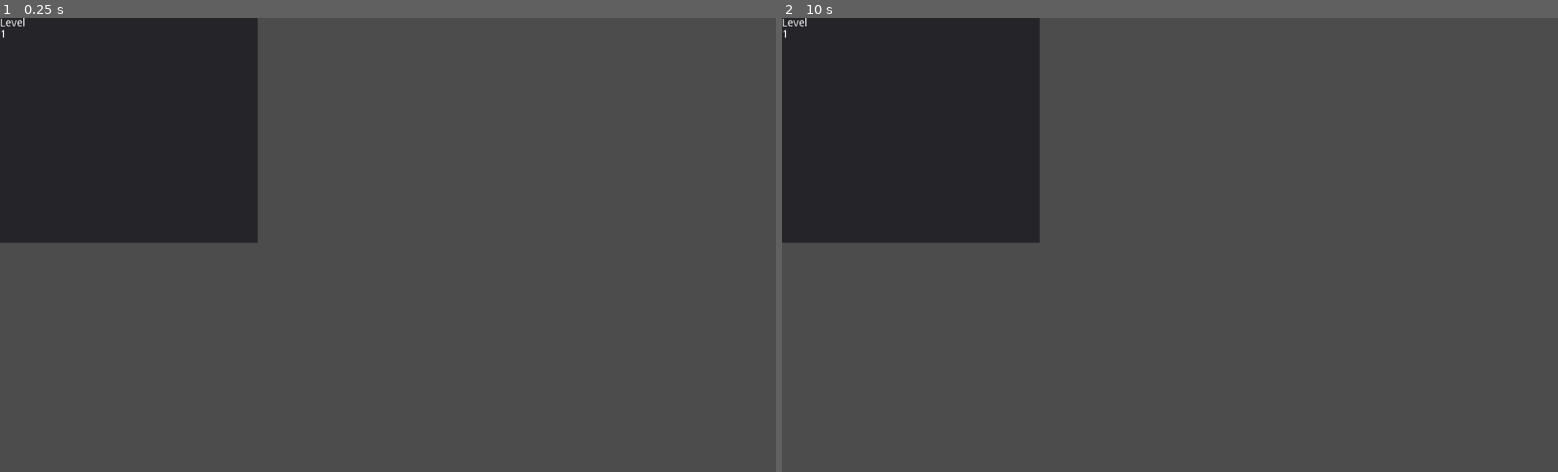
Above: before the commit, frames 1-2 (left to right).
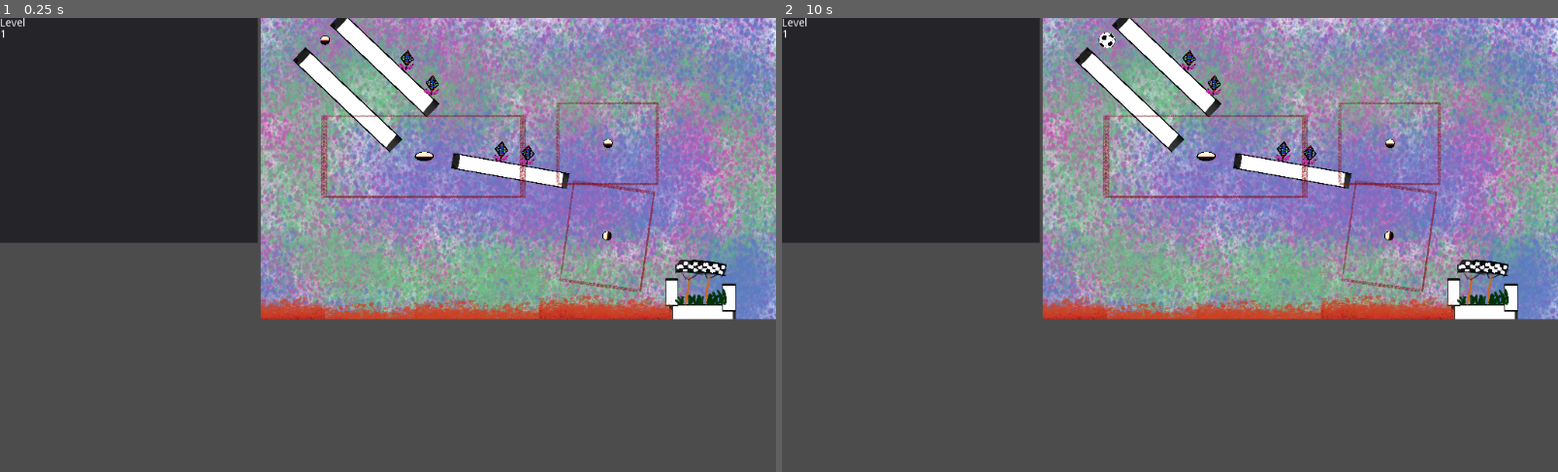
Above: after the commit, the same moments.

Repository: MariusDoe/DropInShapes
Game: Godot game, scene res://UI.tscn
Two runs of this game, one before a commit and one after it. Both use one fixed random seed, a clock stepped at 60 frames per second and the inputs below.
Inputs (mouse positions are in pixels of both pictures, inside the frame that each line leads up to):
- Up to frame 1 (0.25 s): no input
- Up to frame 2 (10 s): tap Enter at 0.5, 2, 3.5 s; move the mouse to (913, 358) at 0.52 s; click (913, 358) at 0.67 s; tap Space at 1.25, 2.75, 4.25 s; move the mouse to (1014, 267) at 1.27 s; click (1014, 267) at 1.42 s; move the mouse to (1247, 145) at 2.02 s; click (1247, 145) at 2.17 s; move the mouse to (1131, 335) at 2.77 s; click (1131, 335) at 2.92 s; move the mouse to (1402, 313) at 3.52 s; click (1402, 313) at 3.67 s; move the mouse to (937, 176) at 4.27 s; click (937, 176) at 4.42 s; move the mouse to (1208, 245) at 5.02 s; click (1208, 245) at 5.17 s; move the mouse to (1053, 131) at 5.77 s; click (1053, 131) at 5.92 s; move the mouse to (1340, 222) at 6.52 s; click (1340, 222) at 6.67 s; move the mouse to (1014, 267) at 7.27 s; click (1014, 267) at 7.42 s; move the mouse to (1247, 145) at 8.02 s; click (1247, 145) at 8.17 s; move the mouse to (1131, 335) at 8.77 s; click (1131, 335) at 8.92 s; move the mouse to (1402, 313) at 9.52 s; click (1402, 313) at 9.67 s

The runs differ from the first frame. In frame 1, 44% of the frame differs, in the area x 33-100%, y 0-67%; in frame 2, 44%.
Error before the commit: Parse Error: The identifier "Level" isn't a valid type (not a script or class), or couldn't be found on base "self". (res://GameController.gd:7)
Error after the commit: Invalid get index '0' (on base: 'Array'). (res://Draw.gd:107)

Commit message:
merged
merged

Diff:
--- a/src/GameController.gd
+++ b/src/GameController.gd
@@ -2,6 +2,7 @@
 
 var levels = [
 	preload("res://Level1.tscn"),
+	preload("res://Level2.tscn")
 ]
 
 var level: Level = null
@@ -42,10 +43,10 @@
 			ball_anchor = child
 		if child is Goal:
 			goals.append(child)
-			goal.connect("goal_reached", self, "_on_Goal_goal_reached")
+			child.connect("goal_reached", self, "_on_Goal_goal_reached")
 		if child is Lava:
 			lavas.append(child)
-			lava.connect("ball_died", self, "_on_Lava_ball_died")
+			child.connect("ball_died", self, "_on_Lava_ball_died")
 
 	main_viewport.fit_size(level.view_rect.size)
 	camera.show_rect(level.view_rect)
--- a/src/Level1.tscn
+++ b/src/Level1.tscn
@@ -1,90 +1,76 @@
-[gd_scene load_steps=10 format=2]
+[gd_scene load_steps=9 format=2]
 
-[ext_resource path="res://Obstacle.tscn" type="PackedScene" id=1]
-[ext_resource path="res://Anchor.tscn" type="PackedScene" id=2]
-[ext_resource path="res://Lava.tscn" type="PackedScene" id=3]
-[ext_resource path="res://Background.png" type="Texture" id=4]
-[ext_resource path="res://D1.png" type="Texture" id=5]
+[ext_resource path="res://Level.gd" type="Script" id=1]
+[ext_resource path="res://Obstacle.tscn" type="PackedScene" id=2]
+[ext_resource path="res://Anchor.tscn" type="PackedScene" id=3]
+[ext_resource path="res://Lava.tscn" type="PackedScene" id=4]
+[ext_resource path="res://Background.png" type="Texture" id=5]
 [ext_resource path="res://D2.png" type="Texture" id=6]
-[ext_resource path="res://goal.png" type="Texture" id=7]
-[ext_resource path="res://BallAnchor.tscn" type="PackedScene" id=8]
-[ext_resource path="res://Level.gd" type="Script" id=9]
+[ext_resource path="res://BallAnchor.tscn" type="PackedScene" id=7]
+[ext_resource path="res://Goal.tscn" type="PackedScene" id=8]
 
 [node name="Level1" type="Node2D"]
-script = ExtResource( 9 )
-view_rect = Rect2( 0, 0, 837, 625 )
+script = ExtResource( 1 )
+view_rect = Rect2( 0, 0, 1024, 600 )
 
-[node name="Obstacle" parent="." instance=ExtResource( 1 )]
+[node name="Obstacle" parent="." instance=ExtResource( 2 )]
 position = Vector2( 246.285, 92.9697 )
 rotation = 0.760963
 scale = Vector2( 1, 0.2 )
 
-[node name="Obstacle4" parent="." instance=ExtResource( 1 )]
+[node name="Obstacle4" parent="." instance=ExtResource( 2 )]
 position = Vector2( 172.285, 162.97 )
 rotation = 0.760963
 scale = Vector2( 1, 0.2 )
 
-[node name="Obstacle5" parent="." instance=ExtResource( 1 )]
-position = Vector2( 197.218, 609.527 )
+[node name="Obstacle5" parent="." instance=ExtResource( 2 )]
+position = Vector2( 878.289, 588.849 )
 scale = Vector2( 0.5, 0.2 )
 
-[node name="Obstacle6" parent="." instance=ExtResource( 1 )]
-position = Vector2( 139.939, 586.871 )
+[node name="Obstacle6" parent="." instance=ExtResource( 2 )]
+position = Vector2( 817.132, 546.808 )
 scale = Vector2( 0.1, 0.3 )
 
-[node name="Obstacle7" parent="." instance=ExtResource( 1 )]
-position = Vector2( 252.856, 588.304 )
+[node name="Obstacle7" parent="." instance=ExtResource( 2 )]
+position = Vector2( 931.342, 557.287 )
 scale = Vector2( 0.1, 0.3 )
 
-[node name="Obstacle2" parent="." instance=ExtResource( 1 )]
-position = Vector2( 458.397, 441.73 )
-scale = Vector2( 1, 0.2 )
-
-[node name="Obstacle3" parent="." instance=ExtResource( 1 )]
+[node name="Obstacle3" parent="." instance=ExtResource( 2 )]
 position = Vector2( 495.876, 304.495 )
 rotation = 0.174533
 scale = Vector2( 0.88, 0.17 )
 
-[node name="Anchor" parent="." instance=ExtResource( 2 )]
+[node name="Anchor" parent="." instance=ExtResource( 3 )]
 position = Vector2( 325.077, 275.587 )
 scale = Vector2( 2, 1 )
 
-[node name="Anchor2" parent="." instance=ExtResource( 2 )]
-position = Vector2( 690.57, 341.206 )
+[node name="Anchor2" parent="." instance=ExtResource( 3 )]
+position = Vector2( 690.57, 250 )
 
-[node name="Anchor3" parent="." instance=ExtResource( 2 )]
-position = Vector2( 172.913, 468.916 )
+[node name="Anchor3" parent="." instance=ExtResource( 3 )]
+position = Vector2( 688.562, 434.022 )
 rotation = -1.43117
 
-[node name="Lava" parent="." instance=ExtResource( 3 )]
-position = Vector2( 398, 557 )
+[node name="Lava" parent="." instance=ExtResource( 4 )]
+position = Vector2( 436.771, 558.292 )
 
-[node name="Lava2" parent="." instance=ExtResource( 3 )]
-position = Vector2( 657, 559 )
+[node name="Lava2" parent="." instance=ExtResource( 4 )]
+position = Vector2( 685.432, 548.661 )
 
-[node name="Lava3" parent="." instance=ExtResource( 3 )]
-position = Vector2( 897, 557 )
+[node name="Lava3" parent="." instance=ExtResource( 4 )]
+position = Vector2( 237.899, 563.462 )
 
-[node name="Lava4" parent="." instance=ExtResource( 3 )]
+[node name="Lava4" parent="." instance=ExtResource( 4 )]
 position = Vector2( -5.99988, 548 )
 
 [node name="ParallaxBackground" type="ParallaxBackground" parent="."]
 
 [node name="ParallaxLayer" type="ParallaxLayer" parent="ParallaxBackground"]
+z_index = -1
 
 [node name="Sprite" type="Sprite" parent="ParallaxBackground/ParallaxLayer"]
-position = Vector2( 508.438, 326.042 )
+position = Vector2( 518.777, 307.949 )
 scale = Vector2( 1.01997, 1.27957 )
-texture = ExtResource( 4 )
-
-[node name="D1" type="Sprite" parent="."]
-position = Vector2( 350.057, 398.45 )
-scale = Vector2( 0.0910667, 0.104735 )
-texture = ExtResource( 5 )
-
-[node name="D2" type="Sprite" parent="."]
-position = Vector2( 570.497, 397.284 )
-scale = Vector2( 0.0910667, 0.104735 )
 texture = ExtResource( 5 )
 
 [node name="D3" type="Sprite" parent="."]
@@ -121,5 +107,5 @@
 position = Vector2( 127.477, 44.0497 )
 
 [node name="Goal" parent="." instance=ExtResource( 8 )]
-position = Vector2( 197.509, 552.871 )
-scale = Vector2( 1.5, 1.5 )
+position = Vector2( 875.498, 519.796 )
+scale = Vector2( 2, 2 )
--- a/src/Level2.tscn
+++ b/src/Level2.tscn
@@ -1,71 +1,71 @@
 [gd_scene load_steps=10 format=2]
 
-[ext_resource path="res://Obstacle.tscn" type="PackedScene" id=1]
-[ext_resource path="res://Anchor.tscn" type="PackedScene" id=2]
-[ext_resource path="res://Lava.tscn" type="PackedScene" id=3]
-[ext_resource path="res://Background.png" type="Texture" id=4]
-[ext_resource path="res://D1.png" type="Texture" id=5]
-[ext_resource path="res://D2.png" type="Texture" id=6]
-[ext_resource path="res://goal.png" type="Texture" id=7]
-[ext_resource path="res://BallAnchor.tscn" type="PackedScene" id=8]
-[ext_resource path="res://Level.gd" type="Script" id=9]
+[ext_resource path="res://Level.gd" type="Script" id=1]
+[ext_resource path="res://Obstacle.tscn" type="PackedScene" id=2]
+[ext_resource path="res://Anchor.tscn" type="PackedScene" id=3]
+[ext_resource path="res://Lava.tscn" type="PackedScene" id=4]
+[ext_resource path="res://Background.png" type="Texture" id=5]
+[ext_resource path="res://D1.png" type="Texture" id=6]
+[ext_resource path="res://D2.png" type="Texture" id=7]
+[ext_resource path="res://goal.png" type="Texture" id=8]
+[ext_resource path="res://BallAnchor.tscn" type="PackedScene" id=9]
 
 [node name="Level2" type="Node2D"]
-script = ExtResource( 9 )
+script = ExtResource( 1 )
 view_rect = Rect2( 0, 0, 837, 625 )
 
-[node name="Obstacle" parent="." instance=ExtResource( 1 )]
+[node name="Obstacle" parent="." instance=ExtResource( 2 )]
 position = Vector2( 246.285, 92.9697 )
 rotation = 0.760963
 scale = Vector2( 1, 0.2 )
 
-[node name="Obstacle4" parent="." instance=ExtResource( 1 )]
+[node name="Obstacle4" parent="." instance=ExtResource( 2 )]
 position = Vector2( 172.285, 162.97 )
 rotation = 0.760963
 scale = Vector2( 1, 0.2 )
 
-[node name="Obstacle5" parent="." instance=ExtResource( 1 )]
+[node name="Obstacle5" parent="." instance=ExtResource( 2 )]
 position = Vector2( 197.218, 609.527 )
 scale = Vector2( 0.5, 0.2 )
 
-[node name="Obstacle6" parent="." instance=ExtResource( 1 )]
+[node name="Obstacle6" parent="." instance=ExtResource( 2 )]
 position = Vector2( 139.939, 586.871 )
 scale = Vector2( 0.1, 0.3 )
 
-[node name="Obstacle7" parent="." instance=ExtResource( 1 )]
+[node name="Obstacle7" parent="." instance=ExtResource( 2 )]
 position = Vector2( 252.856, 588.304 )
 scale = Vector2( 0.1, 0.3 )
 
-[node name="Obstacle2" parent="." instance=ExtResource( 1 )]
+[node name="Obstacle2" parent="." instance=ExtResource( 2 )]
 position = Vector2( 458.397, 441.73 )
 scale = Vector2( 1, 0.2 )
 
-[node name="Obstacle3" parent="." instance=ExtResource( 1 )]
+[node name="Obstacle3" parent="." instance=ExtResource( 2 )]
 position = Vector2( 495.876, 304.495 )
 rotation = 0.174533
 scale = Vector2( 0.88, 0.17 )
 
-[node name="Anchor" parent="." instance=ExtResource( 2 )]
+[node name="Anchor" parent="." instance=ExtResource( 3 )]
 position = Vector2( 325.077, 275.587 )
 scale = Vector2( 2, 1 )
 
-[node name="Anchor2" parent="." instance=ExtResource( 2 )]
+[node name="Anchor2" parent="." instance=ExtResource( 3 )]
 position = Vector2( 690.57, 250 )
 
-[node name="Anchor3" parent="." instance=ExtResource( 2 )]
+[node name="Anchor3" parent="." instance=ExtResource( 3 )]
 position = Vector2( 172.913, 468.916 )
 rotation = -1.43117
 
-[node name="Lava" parent="." instance=ExtResource( 3 )]
+[node name="Lava" parent="." instance=ExtResource( 4 )]
 position = Vector2( 398, 557 )
 
-[node name="Lava2" parent="." instance=ExtResource( 3 )]
+[node name="Lava2" parent="." instance=ExtResource( 4 )]
 position = Vector2( 657, 559 )
 
-[node name="Lava3" parent="." instance=ExtResource( 3 )]
+[node name="Lava3" parent="." instance=ExtResource( 4 )]
 position = Vector2( 897, 557 )
 
-[node name="Lava4" parent="." instance=ExtResource( 3 )]
+[node name="Lava4" parent="." instance=ExtResource( 4 )]
 position = Vector2( -5.99988, 548 )
 
 [node name="ParallaxBackground" type="ParallaxBackground" parent="."]
--- a/src/project.godot
+++ b/src/project.godot
@@ -49,8 +49,8 @@
 "language": "GDScript",
 "path": "res://Lava.gd"
 }, {
-"base": "Camera2D",
-"class": "MainViewportCamera",
+"base": "Node2D",
+"class": "Level",
 "language": "GDScript",
 "path": "res://Level.gd"
 } ]
@@ -63,7 +63,7 @@
 "Draw": "",
 "Goal": "",
 "Lava": "",
-"MainViewportCamera": ""
+"Level": ""
 }
 
 [application]
Not shown: 1 places in src/Level2.tscn that only renumber resources
Not shown: 2 places in src/UI.tscn that only renumber resources
